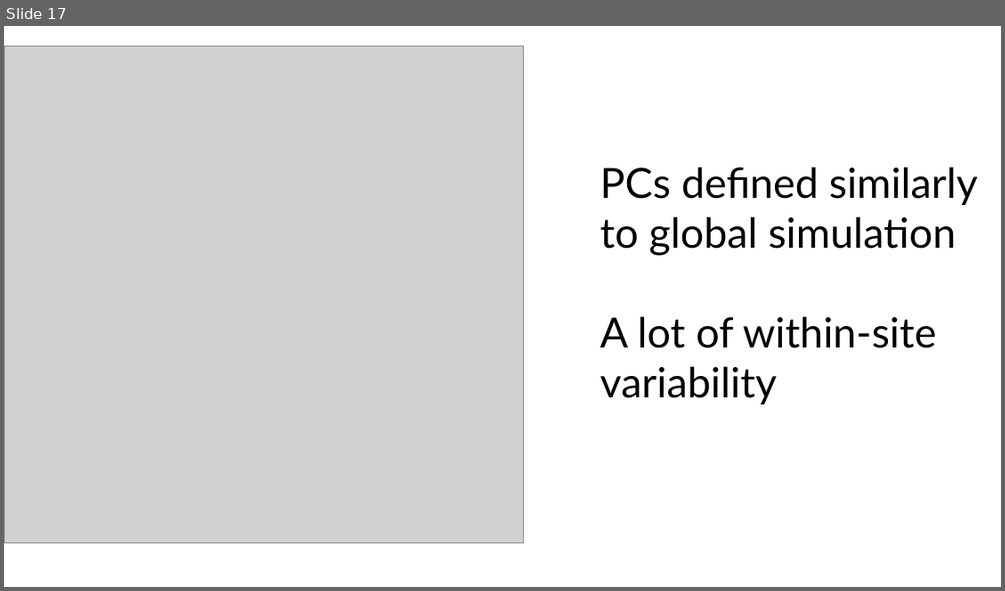
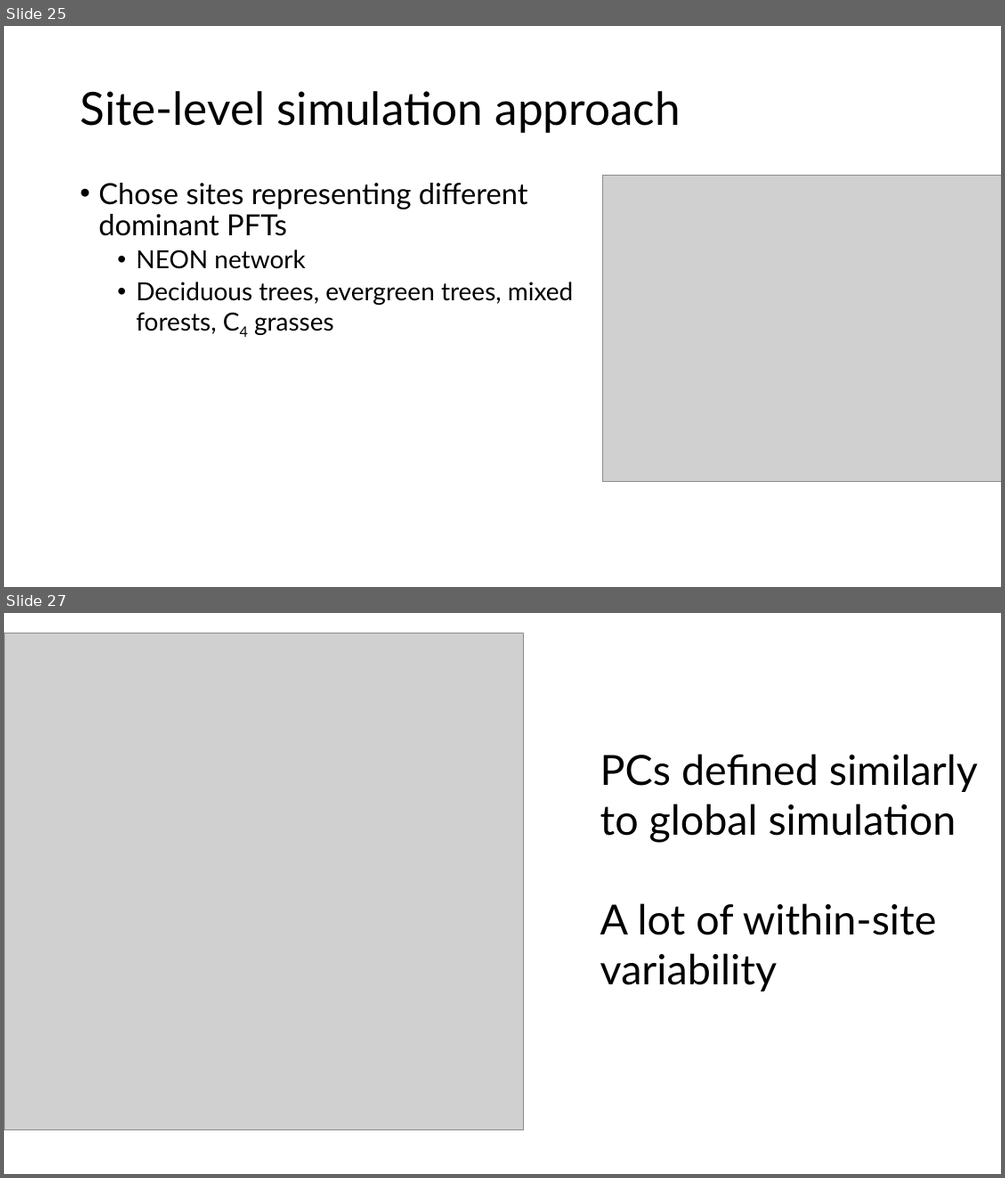
Before and after one commit to SmithEcophysLab/esa_2026, a slide deck: src/esa2026_optphoto_smith.pptx. Shown one above the other, each under a label of ours: slide 17 before the commit, slides 25 and 27 after it; the slides between them are not shown. The pictures are 1005x591 and 1005x1178 pixels, drawn with LibreOffice and Linux fonts; fonts in the diff are those of the drawing; grey boxes stand for pictures. Boxes give left, top, right and bottom in pixels: in the first picture for what was removed or moved away, otherwise in the second. Text is boxed around its words. In the diff, an @@ line names an element or a change of style, - is before the commit and + after.

```diff
--- a/src/esa2026_optphoto_smith.pptx
+++ b/src/esa2026_optphoto_smith.pptx
@@ slide 25 added at box(4, 26, 1001, 587), background #FFFFFF @@
@@ title added at box(80, 91, 680, 133), 44 pt, text #000000 @@
+Site-level simulation approach
@@ text added at box(98, 183, 574, 335), 24 pt, text #000000 @@
+• Chose sites representing different dominant PFTs
+  • NEON network
+  • Deciduous trees, evergreen trees, mixed forests, C4 grasses
@@ picture added at box(602, 176, 1001, 483) @@
@@ what was slide 17 is now slide 27 @@
```
Also in this commit, not shown: 11 slides changed, 10 other slides added, 2 other files.
